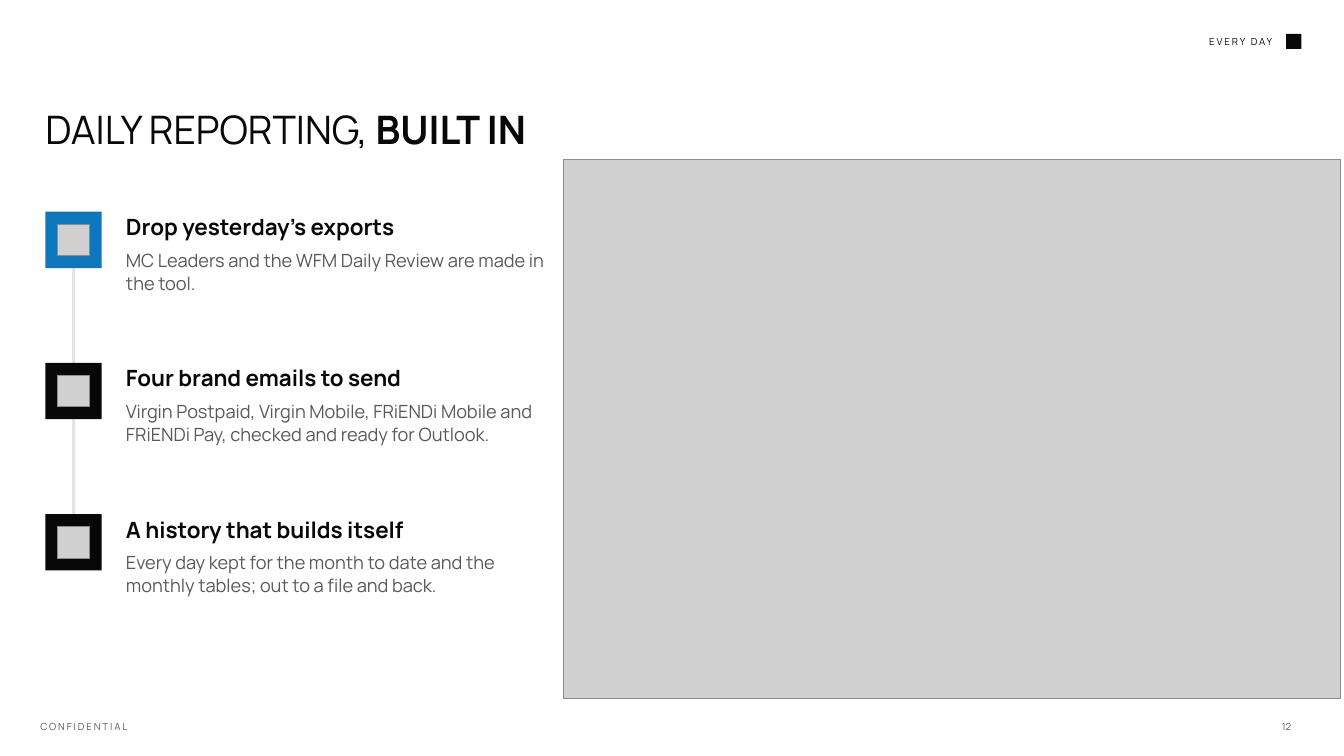
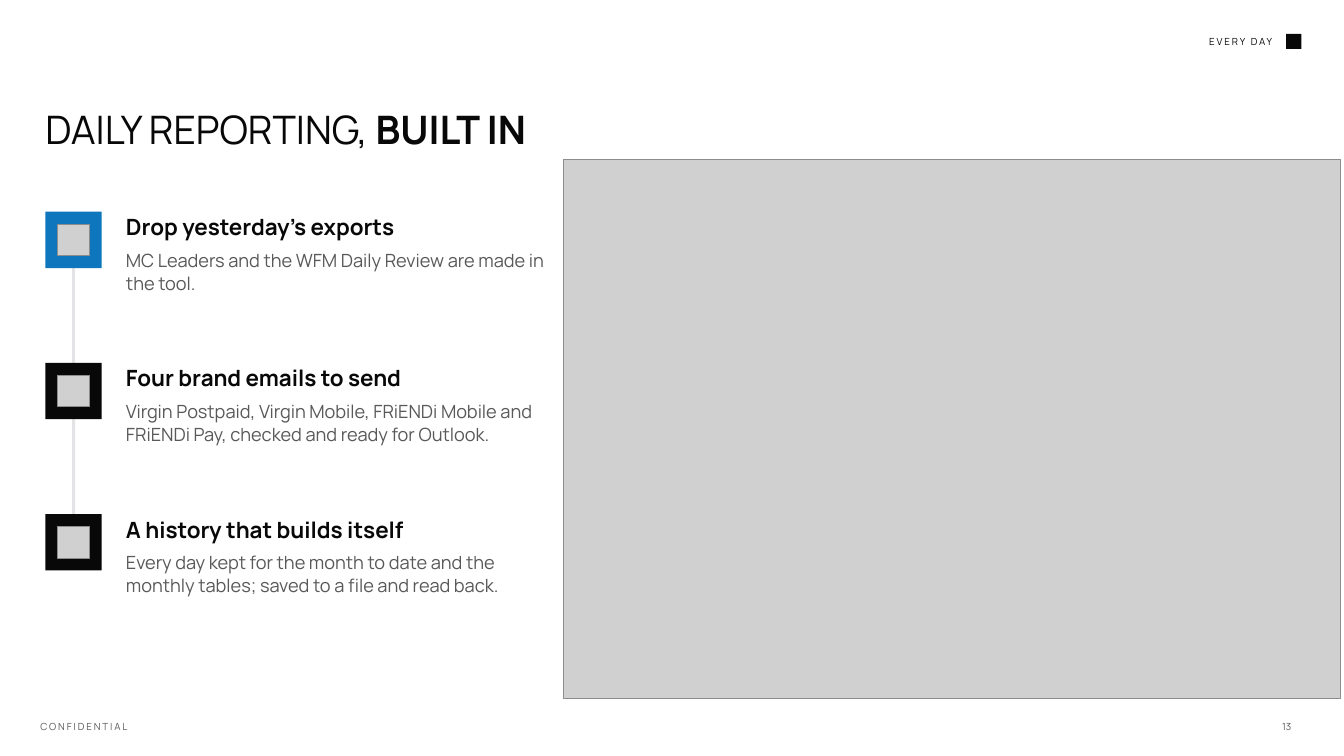
Before and after one commit to Wizdeed1/s, a slide deck: slide 13 of final/MC Monthly Report Builder - Overview.pptx (slide 12 before the commit). Drawn at 1344x756 pixels with LibreOffice and Linux fonts; fonts in the diff are those of the drawing; grey boxes stand for pictures; background and template pictures are left out. Boxes give left, top, right and bottom in pixels: in the first picture for what was removed or moved away, otherwise in the second. Text is boxed around its words. In the diff, an @@ line names an element or a change of style, - is before the commit and + after.

```diff
--- a/final/MC Monthly Report Builder - Overview.pptx
+++ b/final/MC Monthly Report Builder - Overview.pptx
@@ text at <box>126,555,498,597</box>: text changed @@
-Every day kept for the month to date and the monthly tables; out to a file and back.
+Every day kept for the month to date and the monthly tables; saved to a file and read back.
@@ page number at <box>1282,723,1291,730</box>: text changed @@
-12
+13
```
Also in this commit, not shown: 12 other slides changed, 3 slides added, 1 slide removed, 4 other files.
